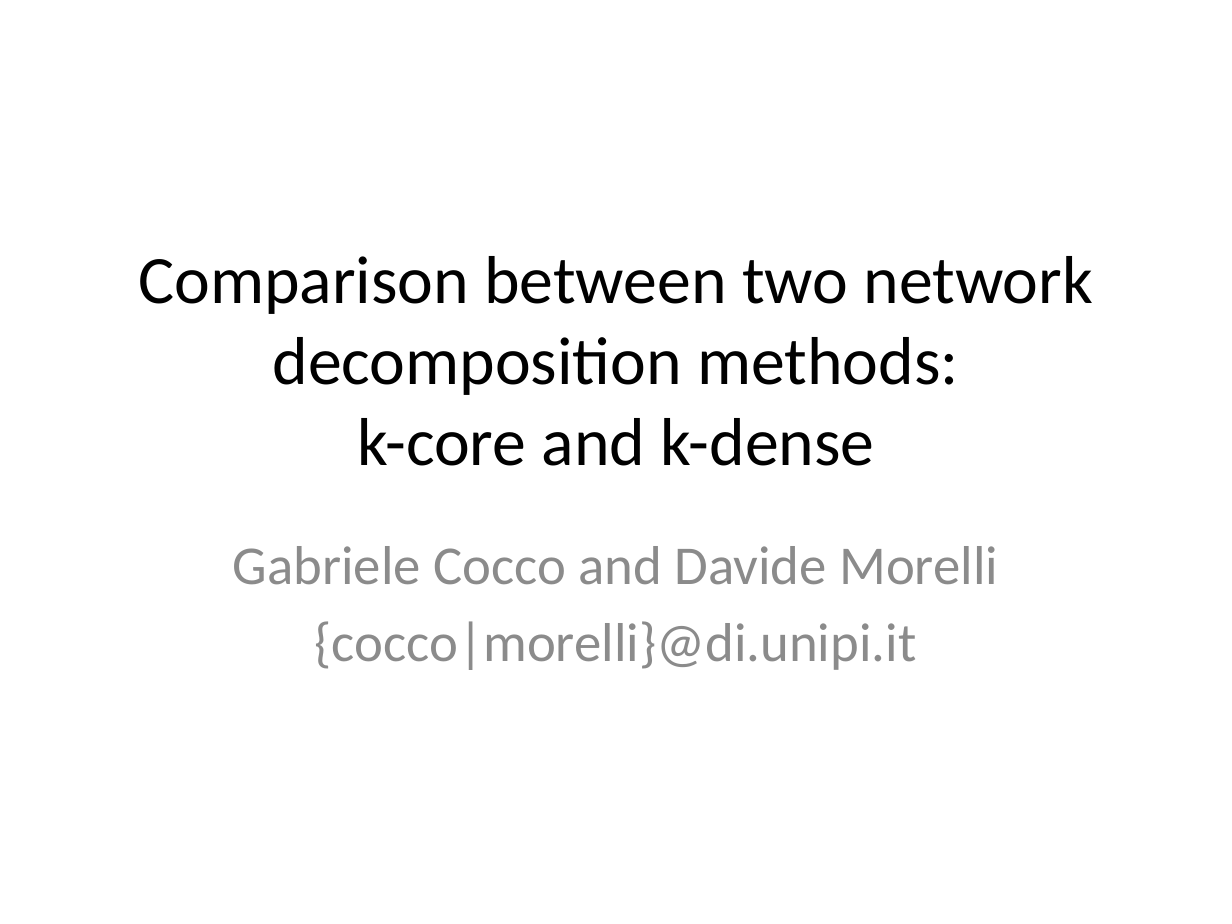
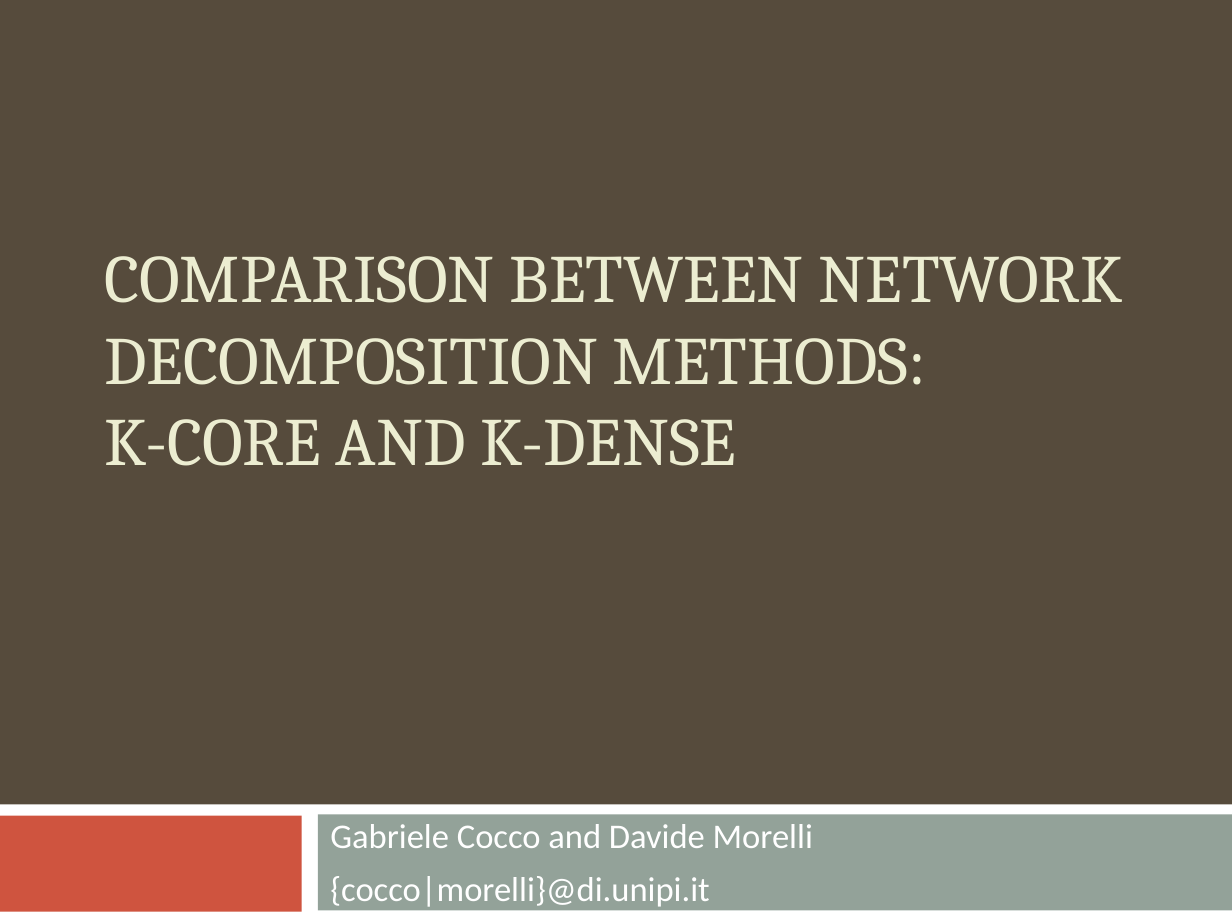
Before and after one commit to morellid/k-dense, a slide deck: slide 1 of presentation/kcore-kdense.pptx. Drawn at 1232x924 pixels with LibreOffice and Linux fonts; fonts in the diff are those of the drawing. Boxes give left, top, right and bottom in pixels: in the first picture for what was removed or moved away, otherwise in the second. Text is boxed around its words. In the diff, an @@ line names an element or a change of style, - is before the commit and + after.

```diff
--- a/presentation/kcore-kdense.pptx
+++ b/presentation/kcore-kdense.pptx
@@ background #FFFFFF to #564B3C @@
@@ title "COMPARISON BETWEEN NETWORK DECOMPOSITION METHODS: ..." at [105,256,1123,466]: vertical alignment middle to bottom @@
@@ title at [105,256,1123,466]: text changed; font Calibri to Cambria; text colour #000000 to #ECEDD1 @@
-Comparison between two network decomposition methods:
-k-core and k-dense
+COMPARISON BETWEEN NETWORK DECOMPOSITION METHODS:
+K-CORE AND K-DENSE
@@ rectangle added at [0,804,1232,924], fill #FFFFFF @@
@@ rectangle added at [0,816,302,912], fill #CF543F @@
@@ subtitle "Gabriele Cocco and Davide Morelli": place and size @@
-subtitle "Gabriele Cocco and Davide Morelli" at [233,546,998,670]
+subtitle "Gabriele Cocco and Davide Morelli" at [330,824,813,907]
@@ subtitle "Gabriele Cocco and Davide Morelli" at [330,824,813,907]: size 32 to 20.1 pt, text colour #8C8C8C to #FFFFFF; alignment centre to left; vertical alignment top to middle @@
@@ rectangle added at [318,814,1232,910], fill #93A299 @@
```
Also in this commit, not shown: 12 other slides changed, 1 slide added, 1 slide removed.
